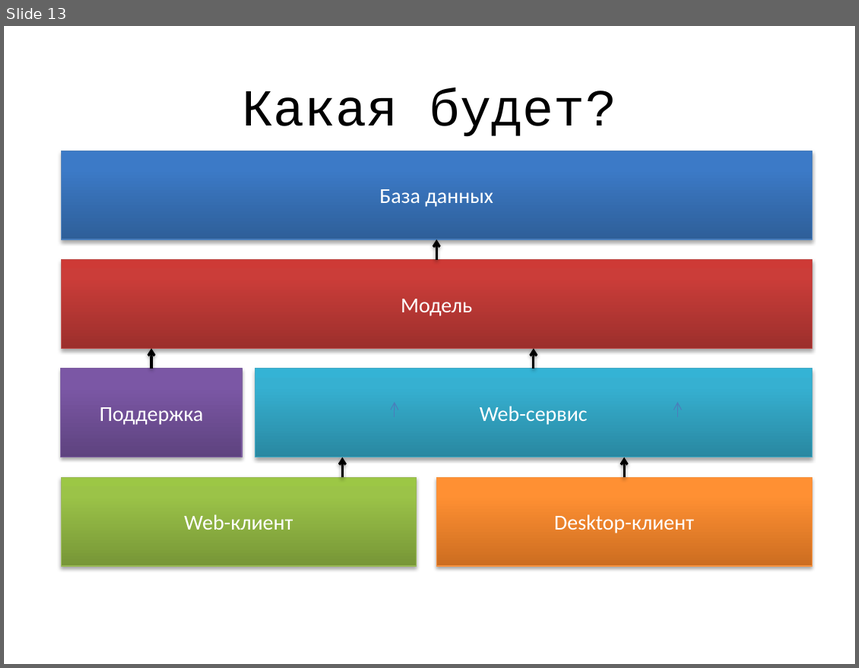
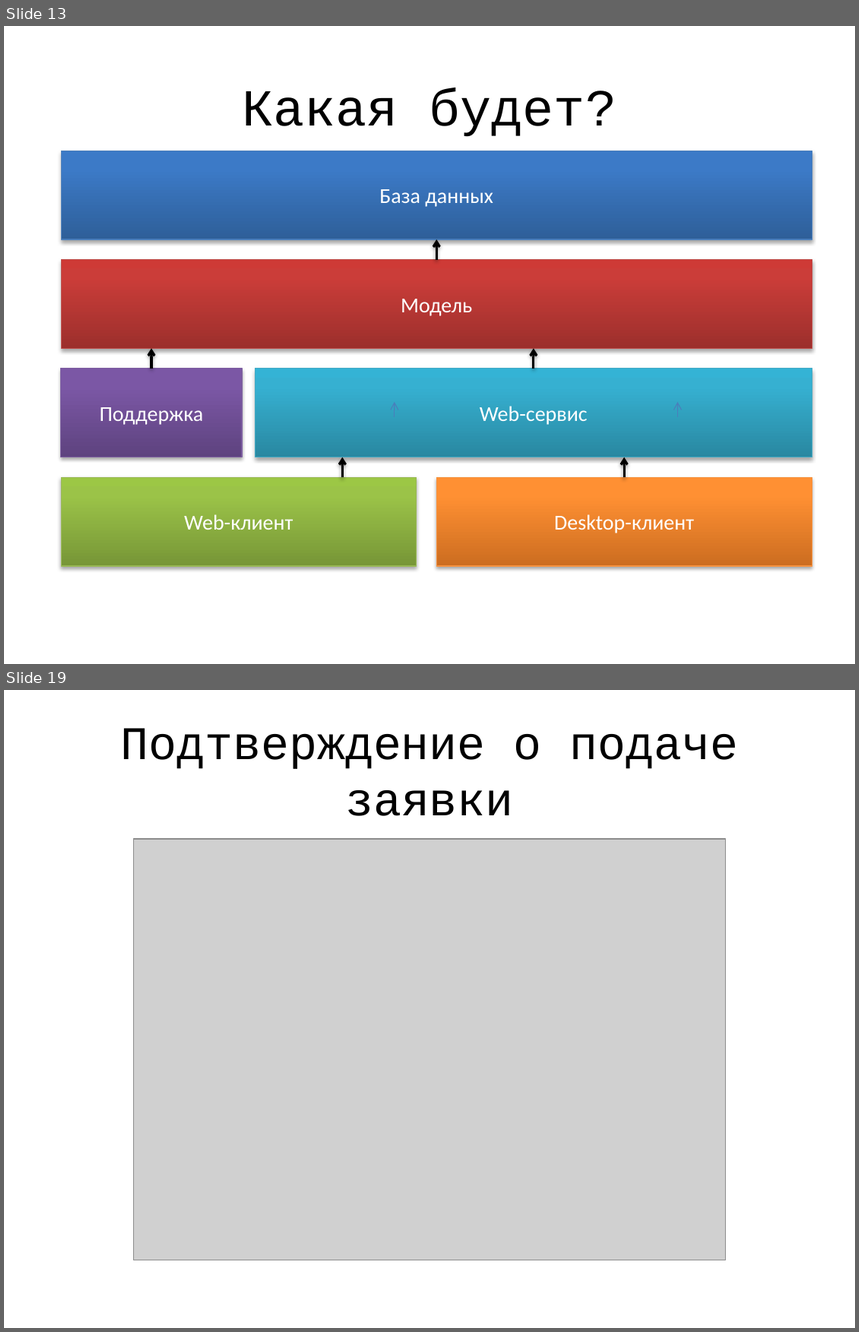
Before and after one commit to jpedraza/Health, a slide deck: Presentation/main.pptx. Shown one above the other, each under a label of ours: slide 13 before the commit, slides 13 and 19 after it; the slides between them are not shown. The pictures are 859x668 and 859x1332 pixels, drawn with LibreOffice and Linux fonts; fonts in the diff are those of the drawing; grey boxes stand for pictures. Boxes give left, top, right and bottom in pixels: in the first picture for what was removed or moved away, otherwise in the second. Text is boxed around its words. In the diff, an @@ line names an element or a change of style, - is before the commit and + after.

```diff
--- a/Presentation/main.pptx
+++ b/Presentation/main.pptx
@@ slide 19 added at box(4, 690, 855, 1328), background #FFFFFF @@
@@ title added at box(120, 728, 739, 816), 39.6 pt, text #000000 @@
+Подтверждение о подаче заявки
@@ picture added at box(133, 839, 726, 1260) @@
```
Also in this commit, not shown: 13 other slides added, 1 slide removed, 1 other file.
